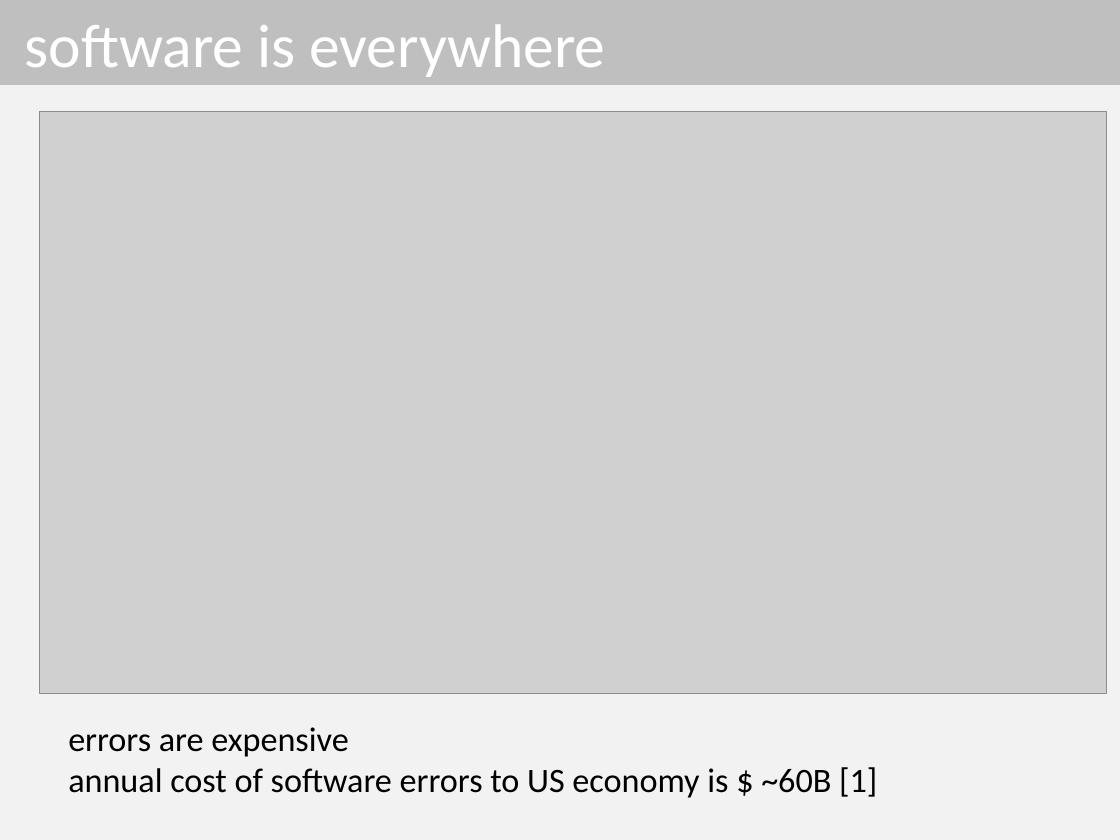
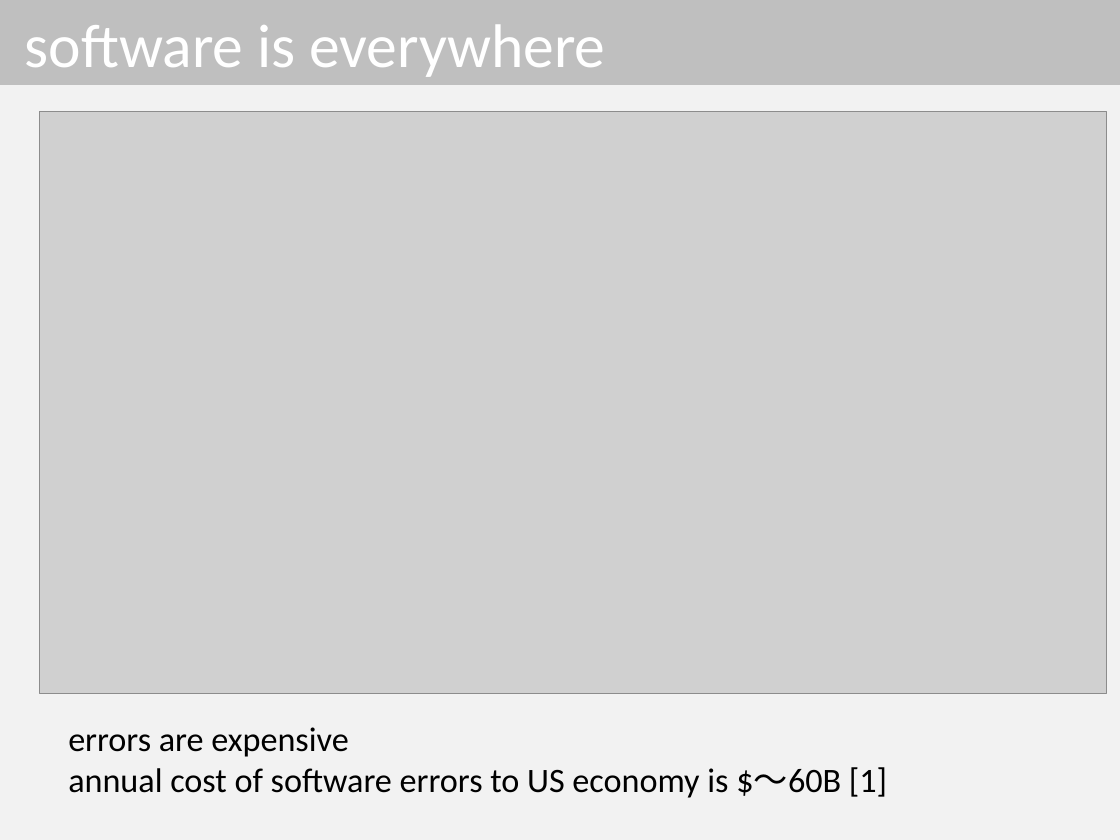
Before and after one commit to dinhngocthi/GAsource, a slide deck: slide 3 of CFT4CUnitSrc/src/report/ACOMP2016_Presentation.pptx. Drawn at 1120x840 pixels with LibreOffice and Linux fonts; fonts in the diff are those of the drawing; grey boxes stand for pictures. Boxes give left, top, right and bottom in pixels: in the first picture for what was removed or moved away, otherwise in the second. Text is boxed around its words. In the diff, an @@ line names an element or a change of style, - is before the commit and + after.

```diff
--- a/CFT4CUnitSrc/src/report/ACOMP2016_Presentation.pptx
+++ b/CFT4CUnitSrc/src/report/ACOMP2016_Presentation.pptx
@@ text at [68, 767, 887, 798]: text changed @@
-annual cost of software errors to US economy is $ ~60B [1]
+annual cost of software errors to US economy is $～60B [1]
```
Also in this commit, not shown: 9 other slides changed.
